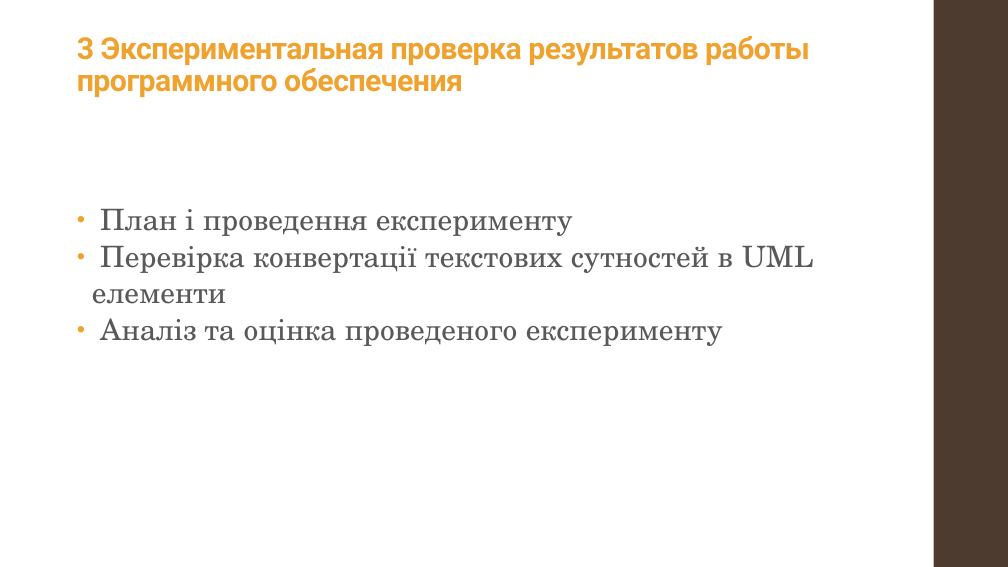
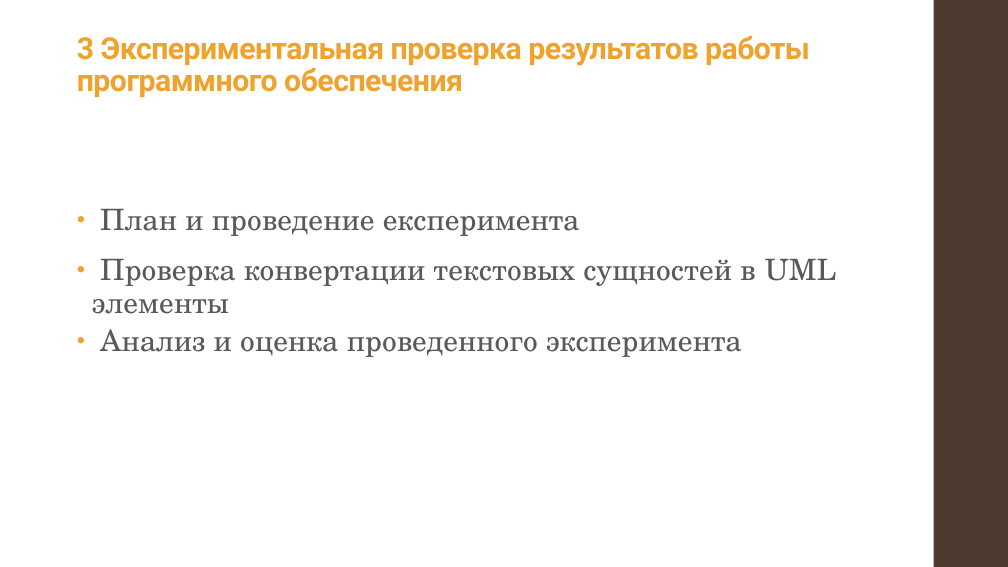
Before and after one commit to alexnodejs/onto-diploma, a slide deck: slide 14 of presentation/Moiseyenko_presentation.pptx. Drawn at 1008x567 pixels with LibreOffice and Linux fonts; fonts in the diff are those of the drawing. Boxes give left, top, right and bottom in pixels: in the first picture for what was removed or moved away, otherwise in the second. Text is boxed around its words. In the diff, an @@ line names an element or a change of style, - is before the commit and + after.

```diff
--- a/presentation/Moiseyenko_presentation.pptx
+++ b/presentation/Moiseyenko_presentation.pptx
@@ text at box(92, 209, 836, 357): text changed @@
-• План і проведення експерименту
-• Перевірка конвертації текстових сутностей в UML елементи
-• Аналіз та оцінка проведеного експерименту
+• План и проведение експеримента
+• Проверка конвертации текстовых сущностей в UML элементы
+• Анализ и оценка проведенного эксперимента
```
Also in this commit, not shown: 4 other slides changed, 1 other file.
